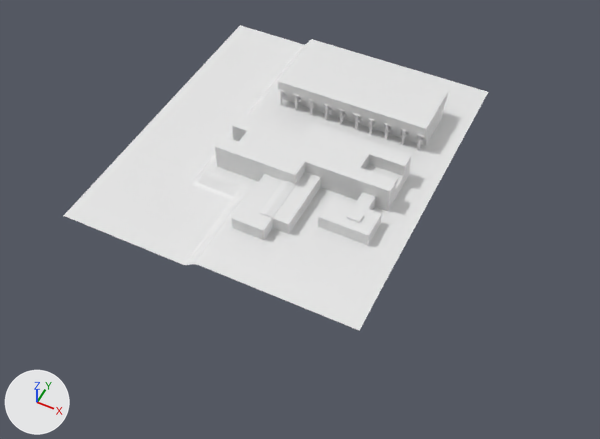
What one commit did to the Blender file MAC420_ComputacaoGrafica/EP2/Models/IMEblocoB.blend.
The view is the same before and after, from a camera (50 mm lens) standing at (17.1, -41.2, 41.6) and looking at (-0.3, -6.3, -2.1). The lights are fixed; the arrows at lower left show +X, +Y and +Z. Materials are left out; every surface is plain grey.

Objects in the first picture: 'AColumn', 'BlocoA', 'BlocoB', 'Terrain'.
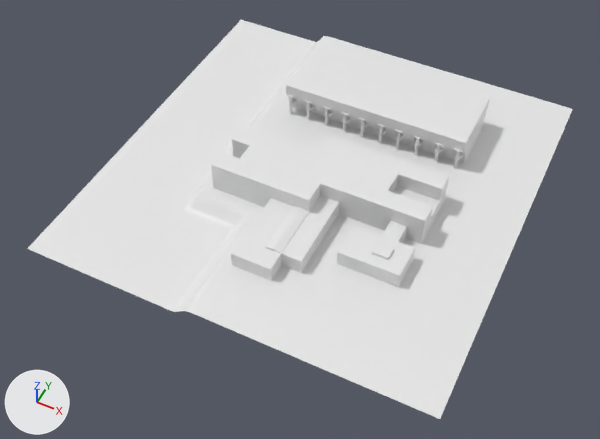
Where the change shows, as pixel boxes [x1, y1, x2, y2] in the pictures (600 x 439 px):
'Terrain', reshaped, moved, rescaled (29% wider, 30% taller)
    before: [64, 25, 488, 331]
    after: [27, 20, 573, 419]
'BlocoB', moved, rescaled
    before: [215, 114, 412, 245]
    after: [211, 125, 449, 287]
'BlocoA', moved, rescaled (20% wider, 19% taller)
    before: [278, 49, 448, 146]
    after: [286, 47, 490, 163]
'AColumn', moved, rescaled (20% wider, 21% taller)
    before: [278, 89, 425, 150]
    after: [286, 94, 463, 168]
part 1 of me_plane, added
    after: [391, 98, 573, 419]
part 2 of me_plane, added
    after: [337, 214, 384, 233]

Patch to the scene script:
```diff
--- a/MAC420_ComputacaoGrafica/EP2/Models/IMEblocoB.blend.py
+++ b/MAC420_ComputacaoGrafica/EP2/Models/IMEblocoB.blend.py
@@ me_plane @@
 # used by ob_terrain; location = (0.0, 0.02, 0.08); scale = (7.67, 7.67, 7.67)
-me_plane.from_pydata(...)  # 6459 vertices, 6011 faces; spans x -1.88..1.0, y -1.86..1.35, z -0.11..0.0
+me_plane.from_pydata(...)  # 6569 vertices, 6120 faces; spans x -1.88..1.32, y -1.86..1.35, z -0.11..0.0
+# me_plane part 1
+# 96 new vertices lie (0.32, 0.0, 0.0) away from vertices in x 1.0, y -1.86..1.35, z -0.02..0.0
+# 95 new faces join them
+# me_plane part 2
+# 14 new vertices lie (0.0, 0.04, 0.0) away from vertices in x 0.06..0.47, y -0.65, z 0.0
+# 14 new faces join them
@@ ob_blocob @@
 ob_blocob = bpy.data.objects.new('BlocoB', me_plane_002)
-ob_blocob.location = (0.0, 0.02, 0.08)
-ob_blocob.scale = (7.67, 7.67, 7.67)
+ob_blocob.location = (2.0, -0.63, -0.15)
+ob_blocob.scale = (9.07, 9.07, 9.07)
@@ ob_blocoa @@
 ob_blocoa = bpy.data.objects.new('BlocoA', me_plane_001)
-ob_blocoa.location = (0.0, 4.1, 0.08)
-ob_blocoa.scale = (7.67, 7.67, 7.67)
+ob_blocoa.location = (2.0, 4.2, -0.15)
+ob_blocoa.scale = (9.07, 9.07, 9.07)
 _m = ob_blocoa.modifiers.new('Mirror', 'MIRROR')
@@ ob_acolumn @@
 ob_acolumn = bpy.data.objects.new('AColumn', me_cube)
-ob_acolumn.location = (-5.92, 4.1, -0.26)
-ob_acolumn.scale = (0.112, 0.112, 0.112)
+ob_acolumn.location = (-5.0, 4.2, -0.56)
+ob_acolumn.scale = (0.133, 0.133, 0.133)
 _m = ob_acolumn.modifiers.new('Mirror', 'MIRROR')
@@ ob_terrain @@
 ob_terrain = bpy.data.objects.new('Terrain', me_plane)
-ob_terrain.location = (0.0, 0.02, 0.08)
-ob_terrain.scale = (7.67, 7.67, 7.67)
+ob_terrain.location = (2.0, -0.63, -0.15)
+ob_terrain.scale = (9.07, 9.07, 9.07)
```
